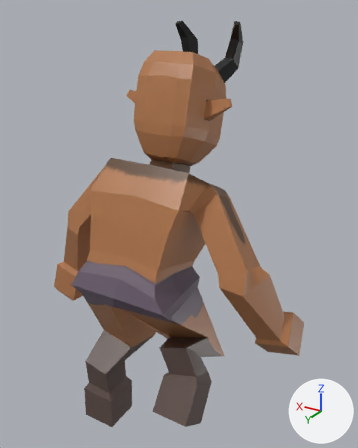
One commit to the FBX model Assets/Models/Satyr.fbx: the scene before it, then after it.
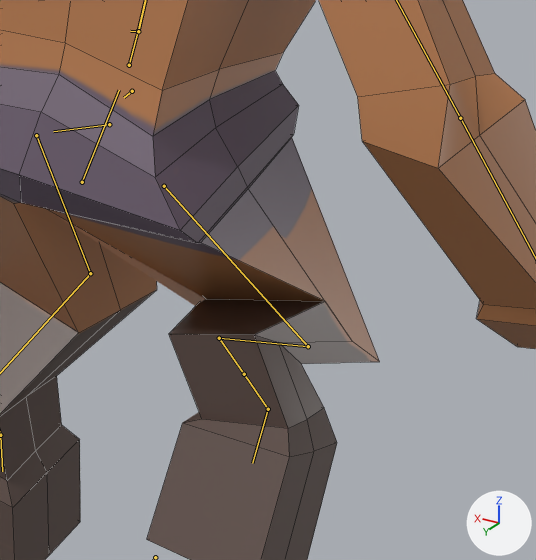
Old and new are each drawn whole from a camera (50 mm lens) standing at (-0.559, 0.813, 0.966) and looking at (-0.015, -0.095, 0.512) and again close up on the part from 30% to 76% of the width and 55% to 93% of the height. The axes (+X, +Y, +Z) are drawn at lower right. The lights are the same throughout. Both versions are drawn at frame 13 of the action 'Satyr.Rig|Run'; the numbers are the values there. The bones that bend it are drawn over the model as lines in the close-ups. The close-ups show mesh edges as thin lines.

Names of what the first close-up shows: 'Satyr'.
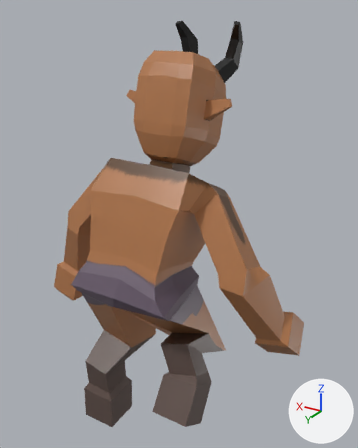
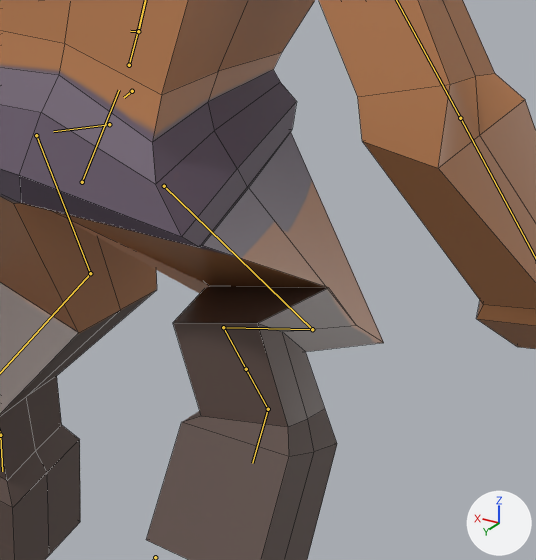
Commit message: Update Satyr

Where the change shows, as pixel boxes [x1, y1, x2, y2] in the close-ups (536 x 560 px):
```json
{"object": "Satyr", "change": "posed", "before": [0, 0, 536, 560], "after": [0, 0, 536, 560]}
{"bone": "DEF-thigh.R", "before": "(164, 186) to (308, 346)", "after": "(164, 186) to (312, 329)"}
{"bone": "DEF-shin.R", "before": "(308, 346) to (219, 338)", "after": "(312, 329) to (223, 327)"}
{"bone": "DEF-foot.R", "before": "(219, 338) to (244, 374)", "after": "(223, 327) to (246, 369)"}
```

Scene script edits in JSON lines:
```json
{"block": "bone_def_thigh_r", "where": "bone_def_thigh_r = bpy.data.objects['Satyr.Rig'].pose.bones['DEF-thigh.R']  # child of 'DEF-spine'"}
{"op": "set", "path": "bone_def_thigh_r.rotation_quaternion", "old": "(0.947, -0.296, 0.0, 0.123)", "new": "(0.937, -0.328, 0.0, 0.119)", "note": "degrees (-34, 4, 14) -> degrees (-38, 4, 13)"}
{"block": "bone_def_shin_r", "where": "bone_def_shin_r = bpy.data.objects['Satyr.Rig'].pose.bones['DEF-shin.R']  # child of 'DEF-thigh.R'"}
{"op": "set", "path": "bone_def_shin_r.rotation_quaternion", "old": "(0.862, 0.498, 0.049, 0.077)", "new": "(0.857, 0.508, 0.049, 0.075)", "note": "degrees (60, 0, 10) -> degrees (61, 0, 10)"}
{"block": "bone_def_foot_r", "where": "bone_def_foot_r = bpy.data.objects['Satyr.Rig'].pose.bones['DEF-foot.R']  # child of 'DEF-shin.R'"}
{"op": "set", "path": "bone_def_foot_r.rotation_quaternion", "old": "(0.883, -0.468, 0.021, -0.003)", "new": "(0.921, -0.391, 0.008, 0.004)", "note": "degrees (-56, 2, -1) -> degrees (-46, 1, 0)"}
{"block": "bone_def_toe_r", "where": "bone_def_toe_r = bpy.data.objects['Satyr.Rig'].pose.bones['DEF-toe.R']  # child of 'DEF-foot.R.001'"}
{"op": "set", "path": "bone_def_toe_r.rotation_quaternion", "old": "(0.922, 0.361, 0.008, -0.143)", "new": "(0.942, 0.3, 0.001, -0.149)", "note": "degrees (42, 7, -15) -> degrees (35, 5, -16)"}
```
